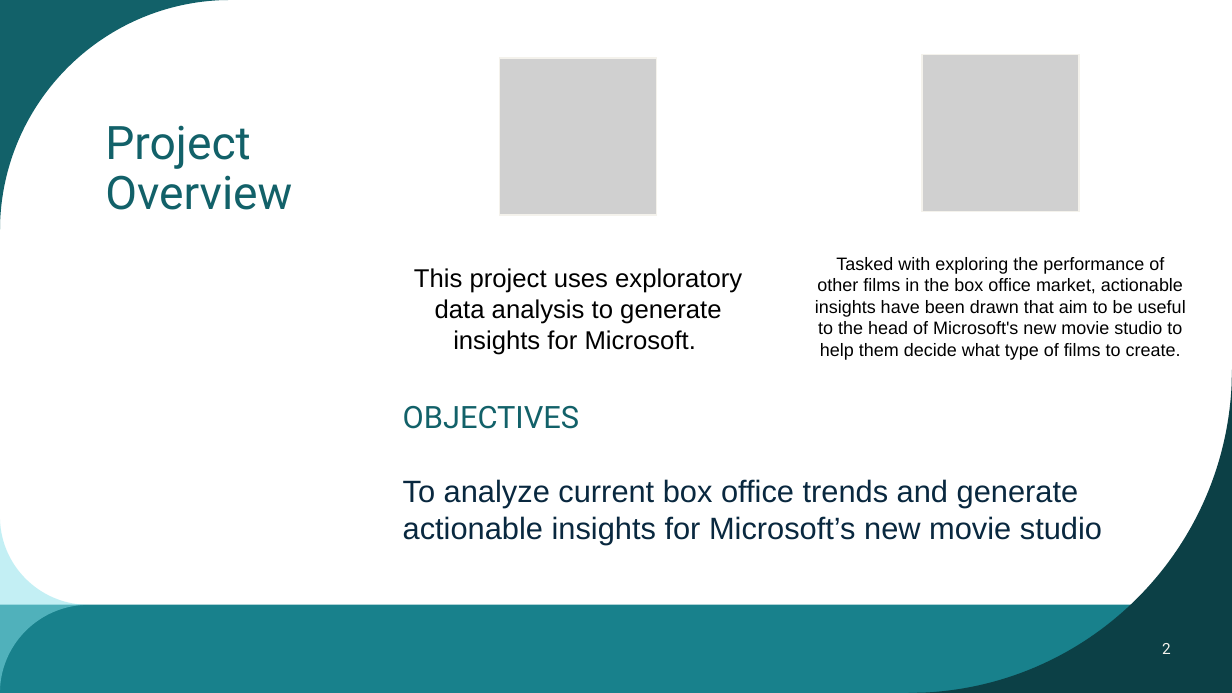
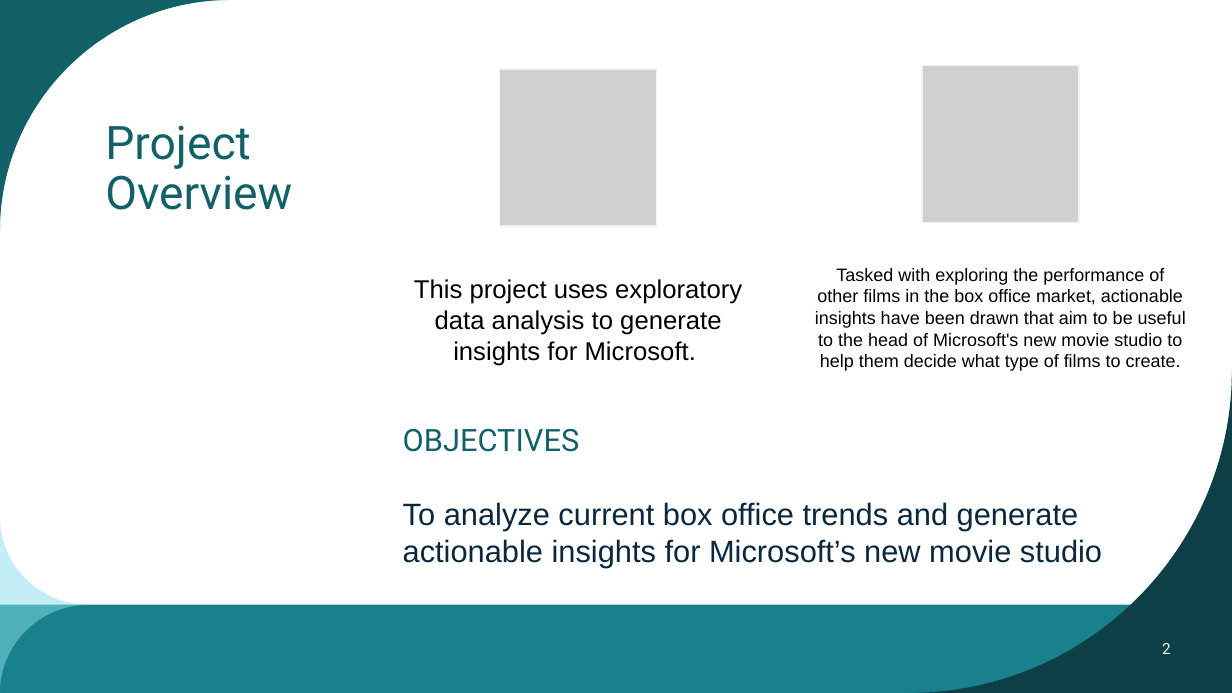
Before and after one commit to wambuiGicheha/Project1, a slide deck: slide 2 of Presentation.pptx. Drawn at 1232x693 pixels with LibreOffice and Linux fonts; fonts in the diff are those of the drawing; grey boxes stand for pictures. Boxes give left, top, right and bottom in pixels: in the first picture for what was removed or moved away, otherwise in the second. Text is boxed around its words. In the diff, an @@ line names an element or a change of style, - is before the commit and + after.

```diff
--- a/Presentation.pptx
+++ b/Presentation.pptx
@@ 2 pictures, 2 texts: place and size @@
-2 pictures, 2 texts at (414,55,1186,360)
+2 pictures, 2 texts at (414,66,1186,371)
@@ text "OBJECTIVES": place and size @@
-text "OBJECTIVES" at (403,405,1102,545)
+text "OBJECTIVES" at (403,428,1102,567)
```
Also in this commit, not shown: 4 other slides changed.
